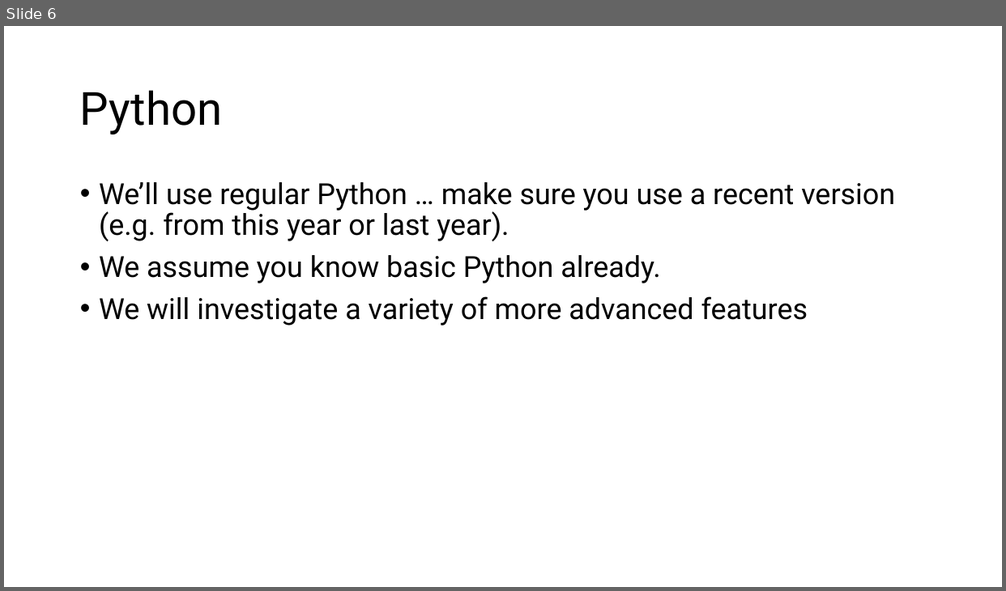
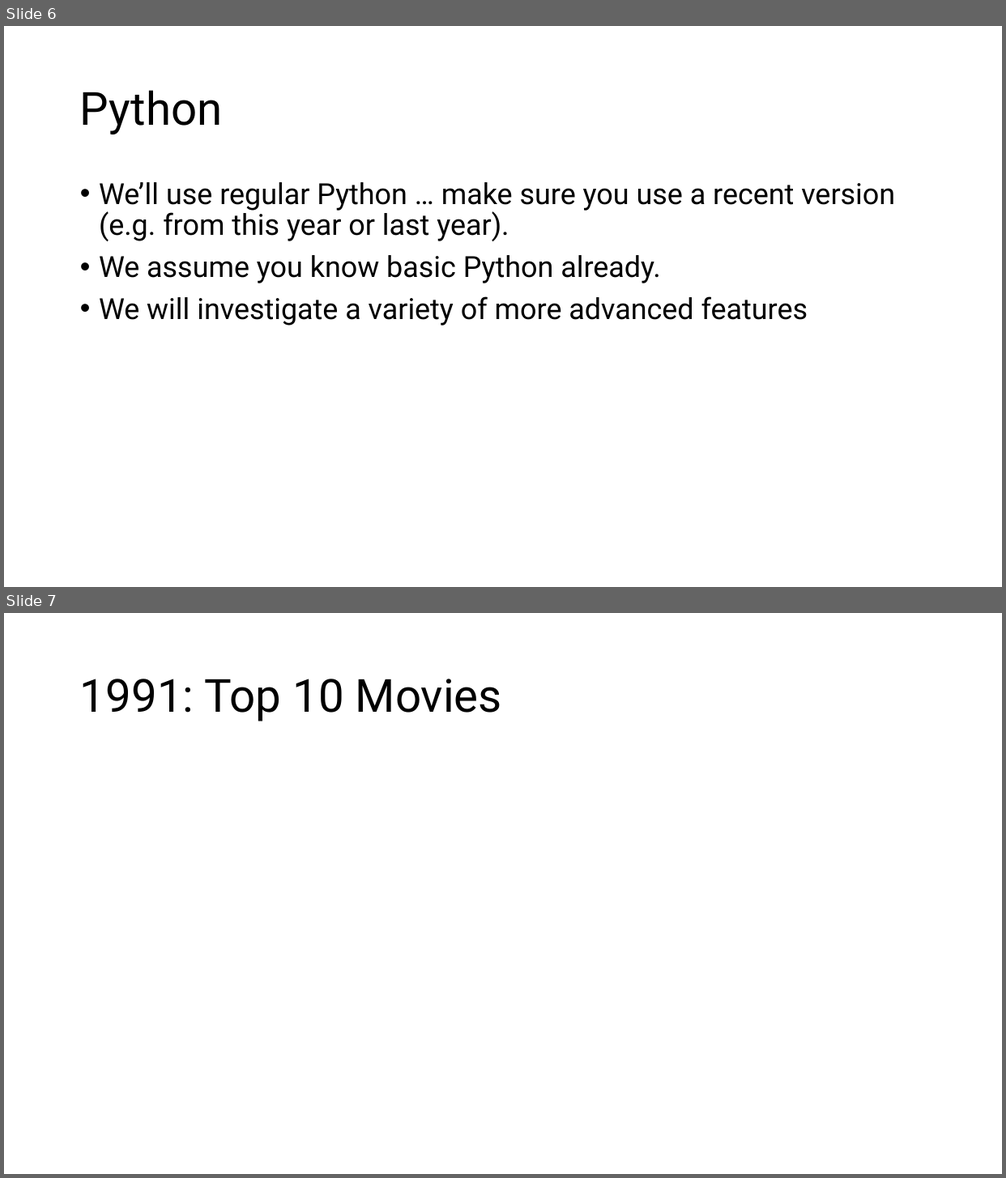
Before and after one commit to tjd1234/cmpt383fall2026, a slide deck: python/PythonIntro.pptx. Shown one above the other, each under a label of ours: slide 6 before the commit, slides 6 and 7 after it. The pictures are 1006x591 and 1006x1178 pixels, drawn with LibreOffice and Linux fonts; fonts in the diff are those of the drawing. Boxes give left, top, right and bottom in pixels: in the first picture for what was removed or moved away, otherwise in the second. Text is boxed around its words. In the diff, an @@ line names an element or a change of style, - is before the commit and + after.

```diff
--- a/python/PythonIntro.pptx
+++ b/python/PythonIntro.pptx
@@ slide 7 added at bbox=[4, 613, 1002, 1174], background #FFFFFF @@
@@ title added at bbox=[80, 679, 502, 722], 44 pt, text #000000 @@
+1991: Top 10 Movies
```
Also in this commit, not shown: 3 slides changed, 13 other slides added, 1 other file.
